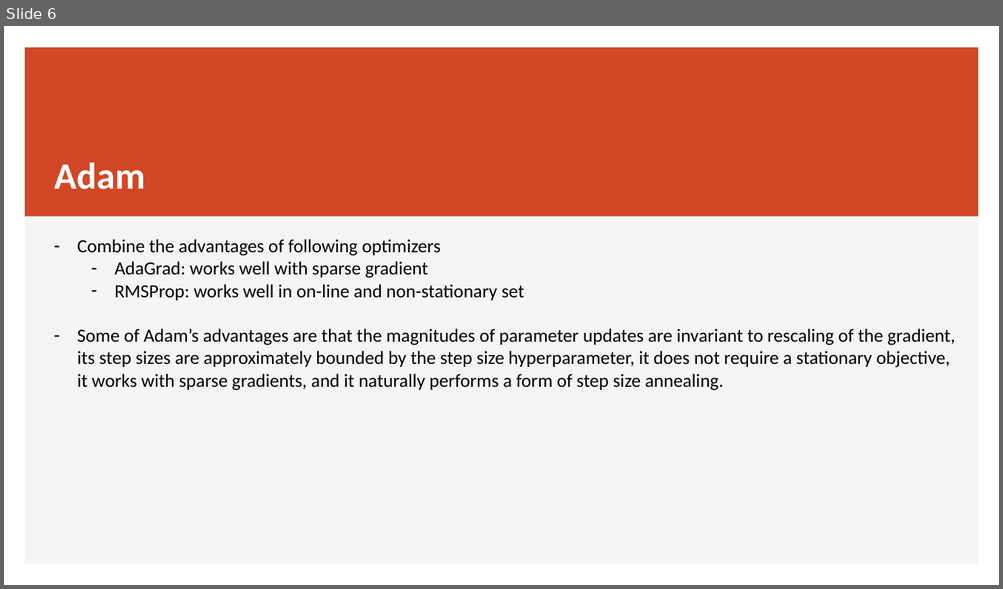
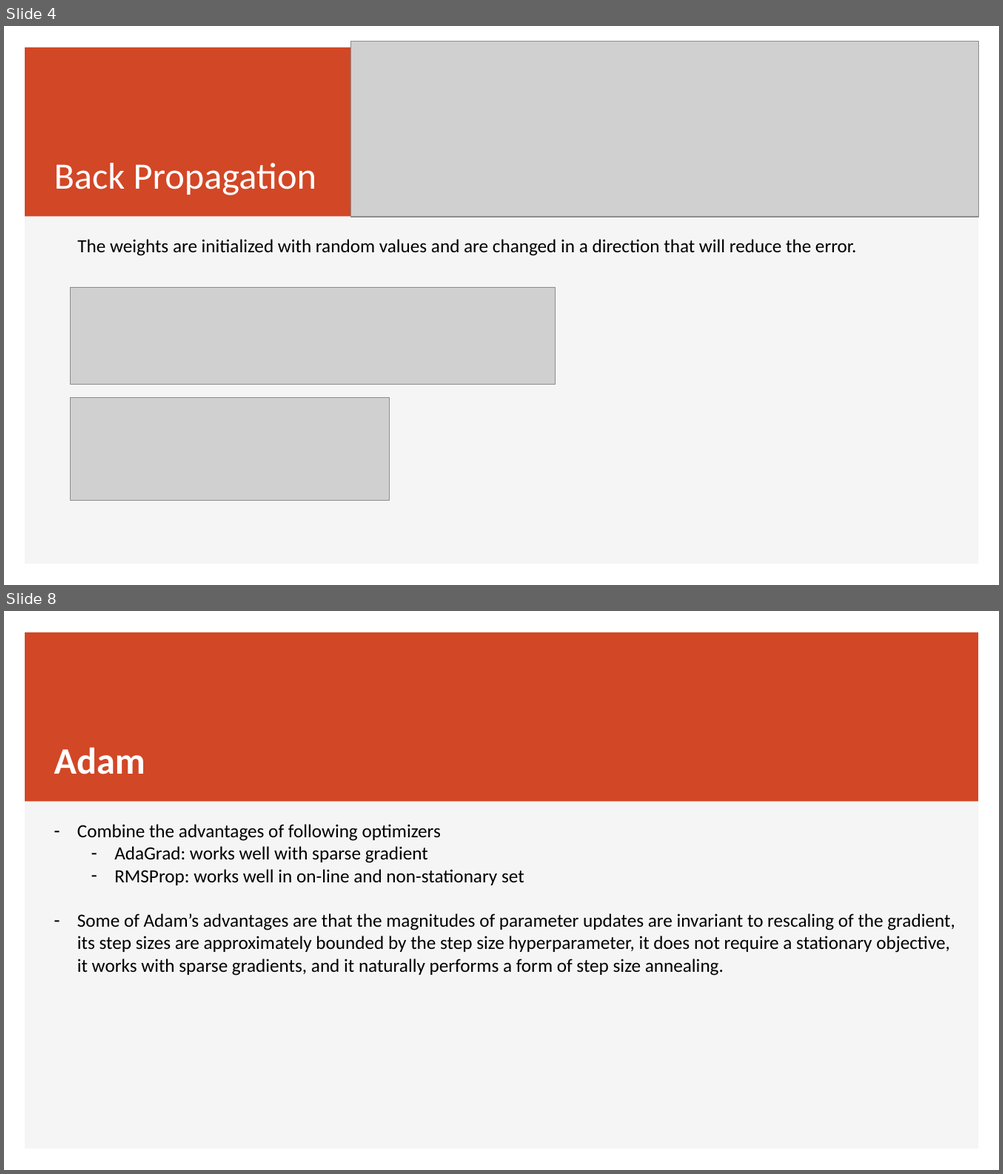
Before and after one commit to JiadaoZ22/ECE662, a slide deck: presentation/submission2_optimization.pptx. Shown one above the other, each under a label of ours: slide 6 before the commit, slides 4 and 8 after it; the slides between them are not shown. The pictures are 1003x589 and 1003x1174 pixels, drawn with LibreOffice and Linux fonts; fonts in the diff are those of the drawing; grey boxes stand for pictures. Boxes give left, top, right and bottom in pixels: in the first picture for what was removed or moved away, otherwise in the second. Text is boxed around its words. In the diff, an @@ line names an element or a change of style, - is before the commit and + after.

```diff
--- a/presentation/submission2_optimization.pptx
+++ b/presentation/submission2_optimization.pptx
@@ slide 4 added at (4,26,999,585), background #FFFFFF; not listed: 2 template elements that a slide beside it also shows @@
@@ picture added at (351,41,979,217) @@
@@ title added at (54,163,316,195), 36 pt, text #FFFFFF @@
+Back Propagation
@@ text added at (77,239,856,256), 18 pt, text #000000 @@
+The weights are initialized with random values and are changed in a direction that will reduce the error.
@@ picture added at (71,288,555,385) @@
@@ picture added at (71,398,390,500) @@
@@ what was slide 6 is now slide 8 @@
```
Also in this commit, not shown: 5 slides changed, 1 other slide added.
